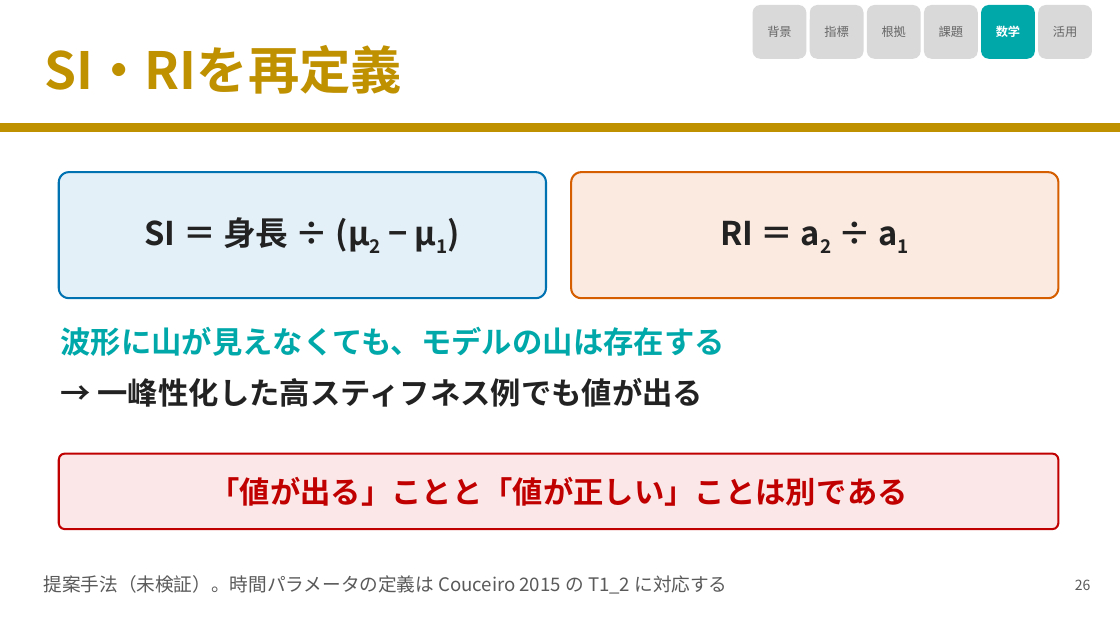
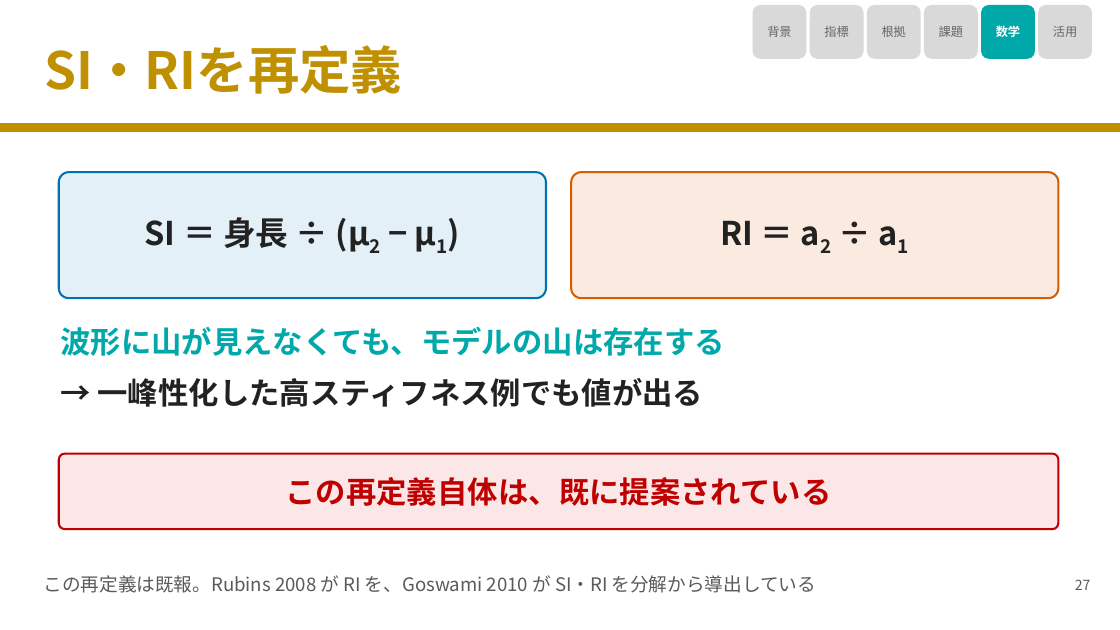
Before and after one commit to nobumitsu-3141/ppg-study, a slide deck: slide 28 of slides/PPG_SI_RI_reflected_wave_slides.pptx (slide 27 before the commit). Drawn at 1120x630 pixels with LibreOffice and Linux fonts; fonts in the diff are those of the drawing. Boxes give left, top, right and bottom in pixels: in the first picture for what was removed or moved away, otherwise in the second. Text is boxed around its words. In the diff, an @@ line names an element or a change of style, - is before the commit and + after.

```diff
--- a/slides/PPG_SI_RI_reflected_wave_slides.pptx
+++ b/slides/PPG_SI_RI_reflected_wave_slides.pptx
@@ text in rounded rectangle at bbox=[286, 477, 832, 506]: text changed @@
-「値が出る」ことと「値が正しい」ことは別である
+この再定義自体は、既に提案されている
@@ text at bbox=[44, 575, 816, 593]: text changed @@
-提案手法（未検証）。時間パラメータの定義は Couceiro 2015 の T1_2 に対応する
+この再定義は既報。Rubins 2008 が RI を、Goswami 2010 が SI・RI を分解から導出している
@@ text at bbox=[1075, 579, 1091, 590]: text changed @@
-26
+27
```
Also in this commit, not shown: 23 other slides changed, 5 slides added, 6 other files.
